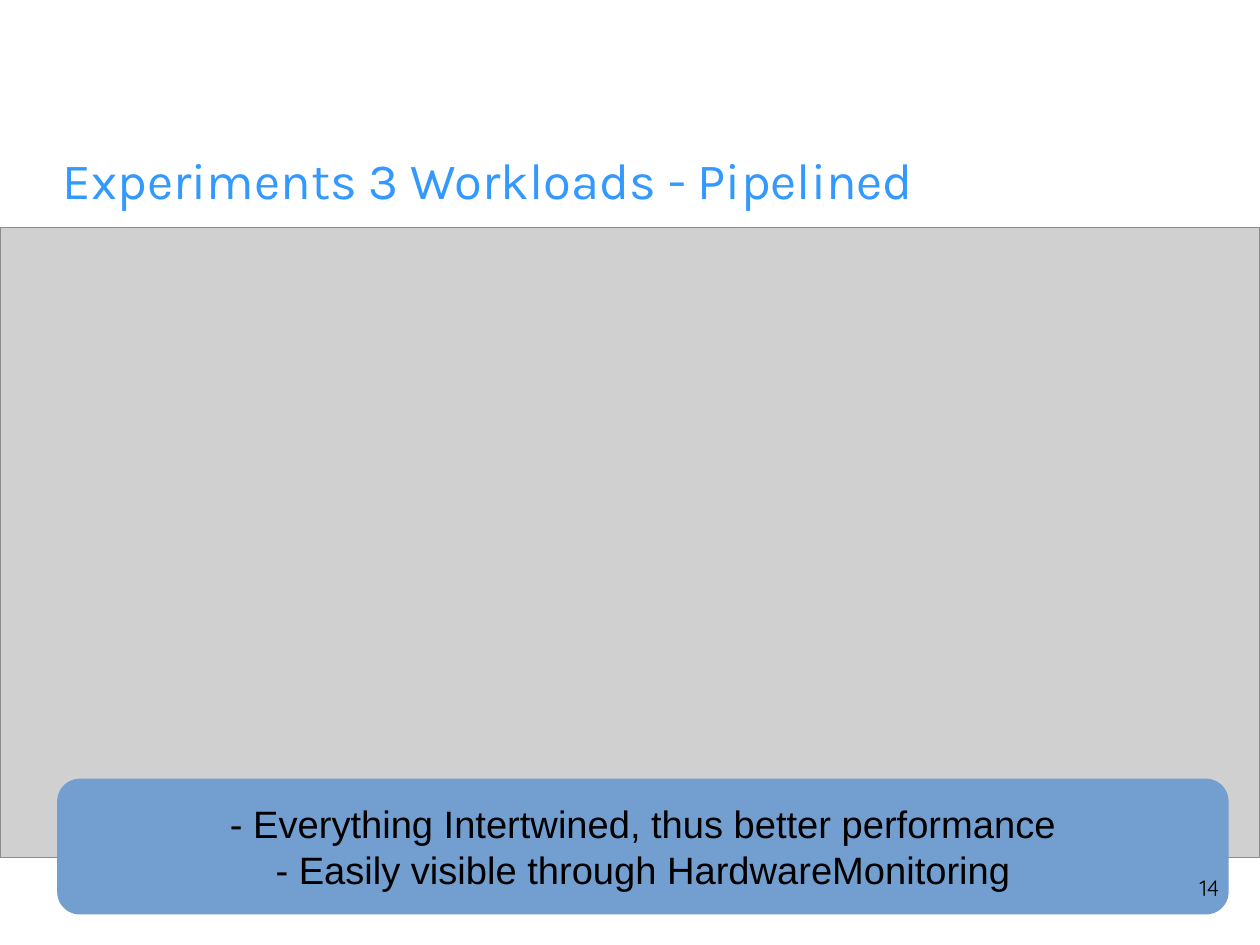
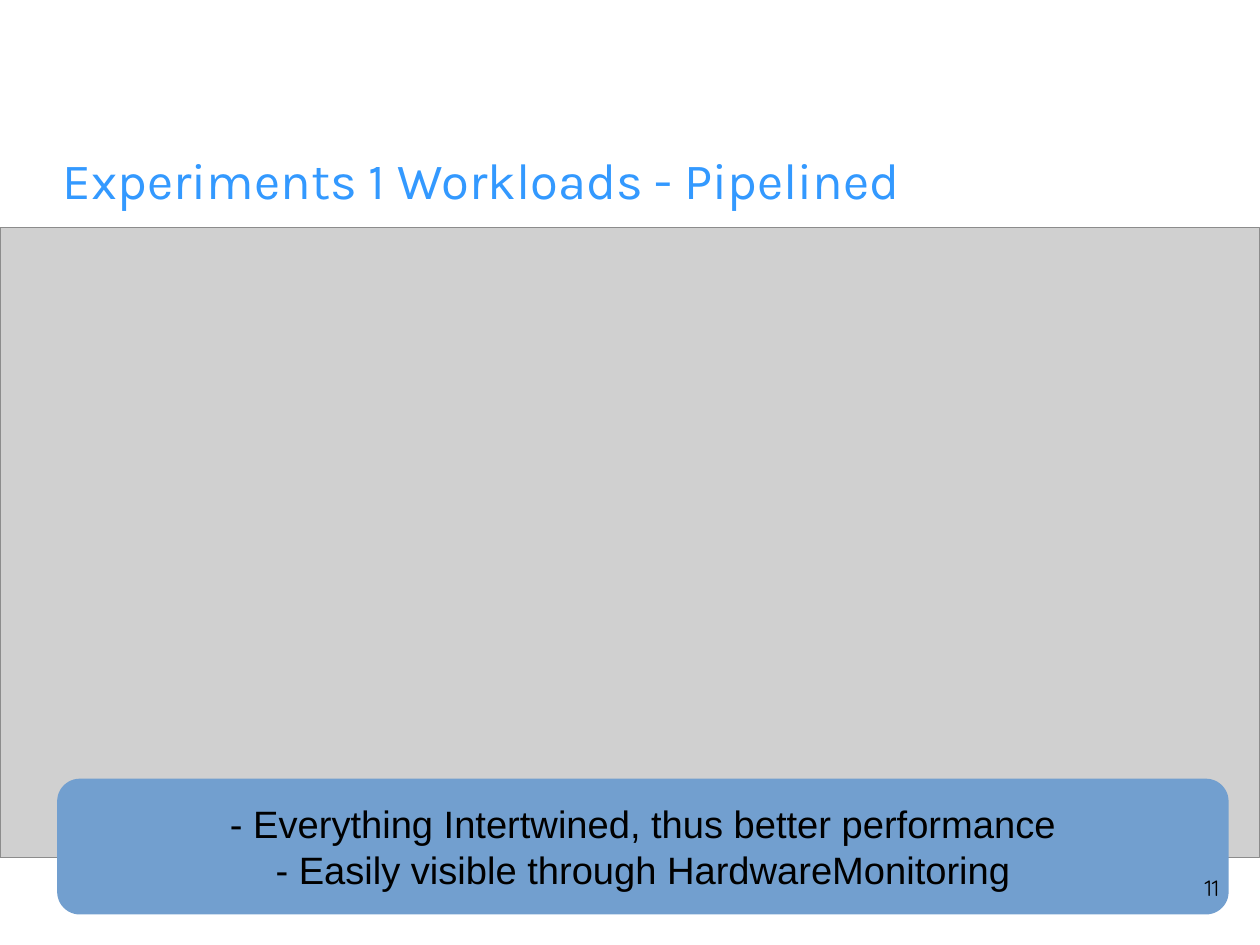
Before and after one commit to fhilprec/HardwareMonitoring, a slide deck: slide 11 of ProjectPresentation.odp (slide 14 before the commit). Drawn at 1260x945 pixels with LibreOffice and Linux fonts; fonts in the diff are those of the drawing; grey boxes stand for pictures; background and template pictures are left out. Boxes give left, top, right and bottom in pixels: in the first picture for what was removed or moved away, otherwise in the second. Text is boxed around its words. In the diff, an @@ line names an element or a change of style, - is before the commit and + after.

Commit message:
presentation

```diff
--- a/ProjectPresentation.odp
+++ b/ProjectPresentation.odp
@@ title at bbox=[63, 164, 900, 211]: text changed @@
-Experiments 3 Workloads - Pipelined
+Experiments 1 Workloads - Pipelined
@@ page number at bbox=[1205, 880, 1220, 896]: text changed @@
-14
+11
```
Also in this commit, not shown: 1 other slide changed, 2 slides removed.
